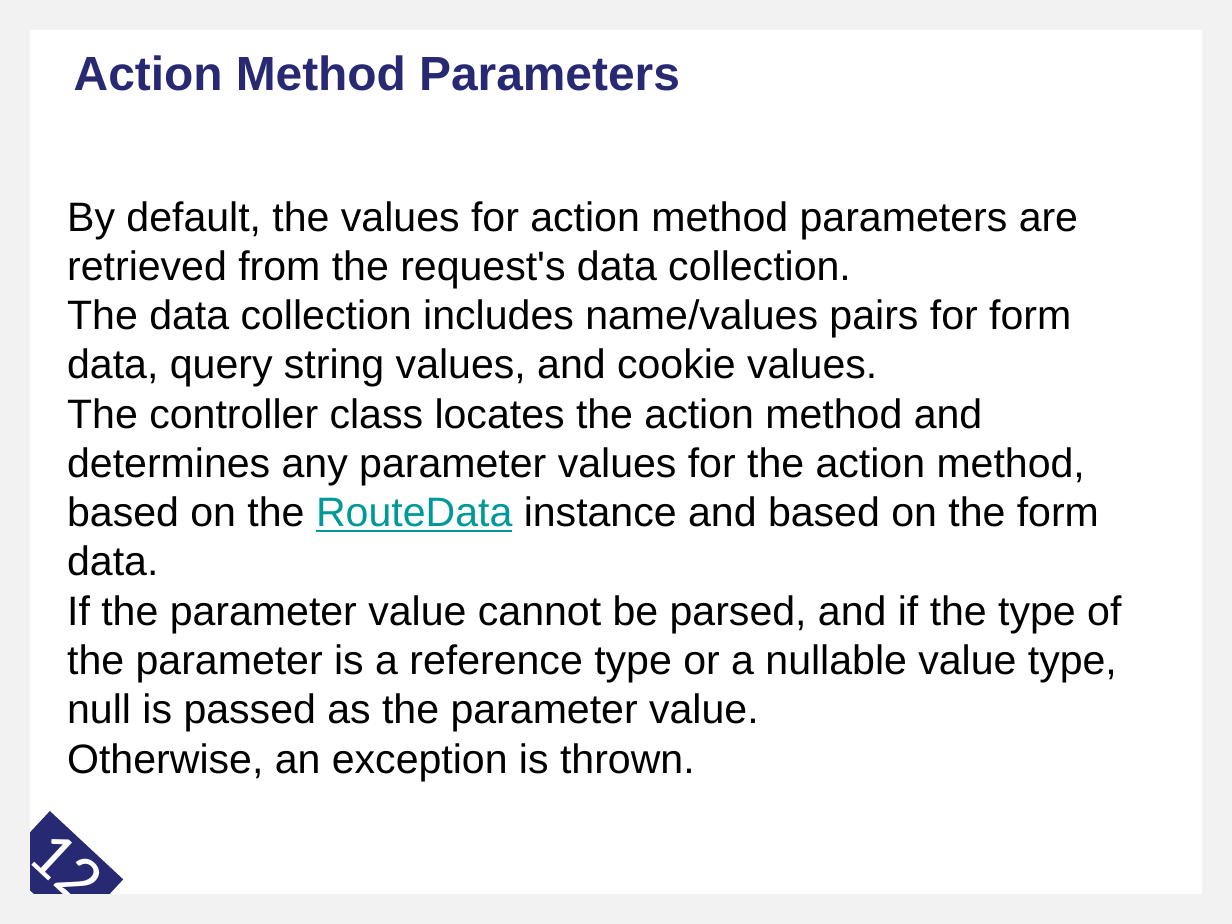
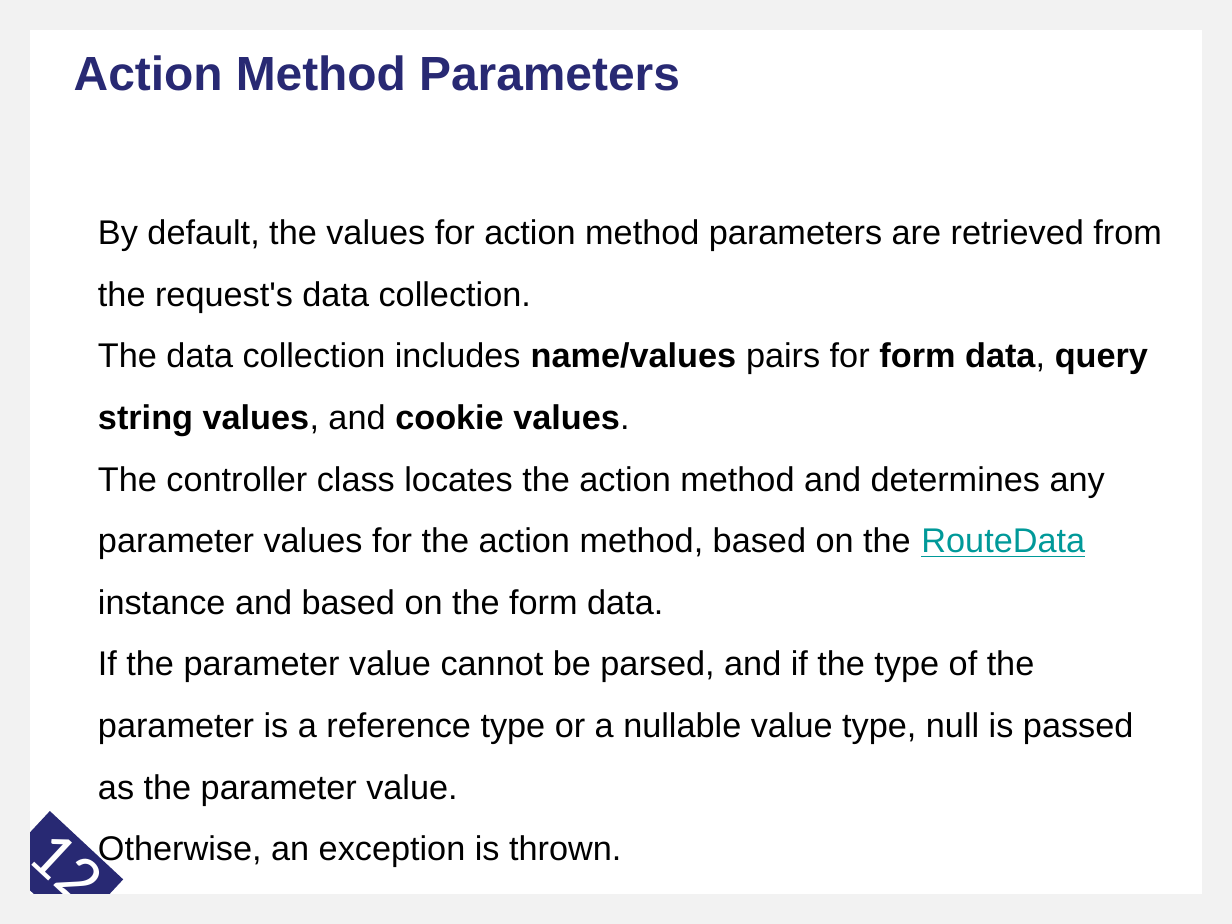
Before and after one commit to VKRISHNANB/dotnetcore2023, a slide deck: slide 12 of 3_mvcCore/slides/4MVC .pptx. Drawn at 1232x924 pixels with LibreOffice and Linux fonts; fonts in the diff are those of the drawing; background and template pictures are left out. Boxes give left, top, right and bottom in pixels: in the first picture for what was removed or moved away, otherwise in the second. Text is boxed around its words. In the diff, an @@ line names an element or a change of style, - is before the commit and + after.

```diff
--- a/3_mvcCore/slides/4MVC .pptx
+++ b/3_mvcCore/slides/4MVC .pptx
@@ text "By default, the values for ...": place and size @@
-text "By default, the values for ..." at [67,201,1121,781]
+text "By default, the values for ..." at [98,219,1161,867]
@@ text "By default, the values for ..." at [98,219,1161,867]: size 24 to 20 pt; bold on in "name/values form data, query string values, cookie ..."; line spacing 1 to 1.5 @@
```
Also in this commit, not shown: 6 other slides changed, 19 other files.
